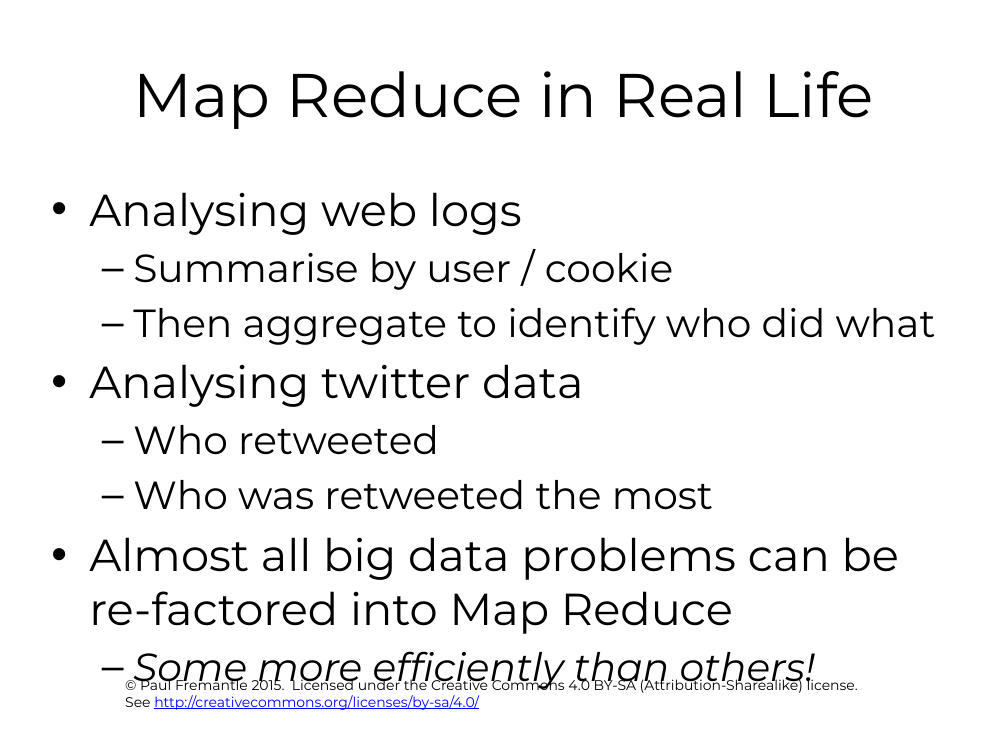
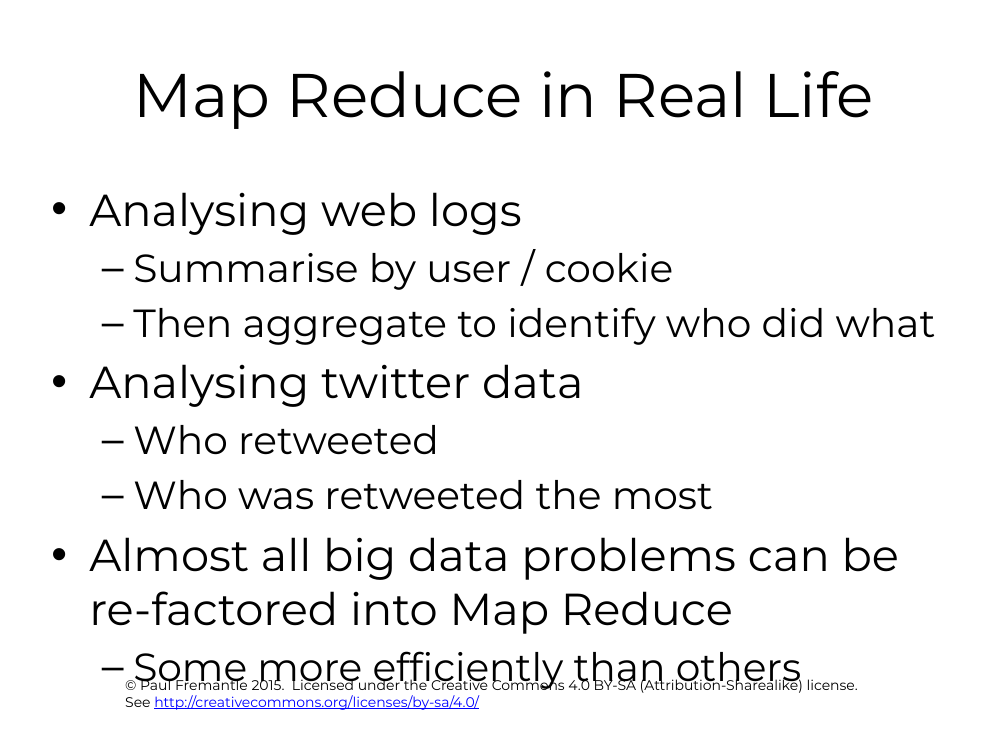
Before and after one commit to pzfreo/ox-clo, a slide deck: slide 10 of pres-source/05-hadoop.pptx (slide 9 before the commit). Drawn at 1008x756 pixels with LibreOffice and Linux fonts; fonts in the diff are those of the drawing; background and template pictures are left out. Boxes give left, top, right and bottom in pixels: in the first picture for what was removed or moved away, otherwise in the second. Text is boxed around its words. In the diff, an @@ line names an element or a change of style, - is before the commit and + after.

```diff
--- a/pres-source/05-hadoop.pptx
+++ b/pres-source/05-hadoop.pptx
@@ text at (x1=133, y1=651, x2=801, y2=691): text changed; italic off @@
-  – Some more efficiently than others!
+  – Some more efficiently than others
```
Also in this commit, not shown: 7 other slides changed, 7 slides added, 1 slide removed.
